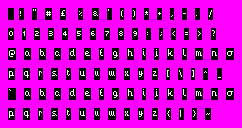
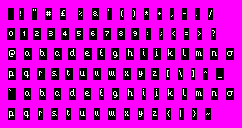
Revision of a layered (242, 128) image; what changed, layer by layer:
added layer "Background copy" above "monospace" over [14, 28, 224, 80]
added layer "monospace" above "black" over [7, 28, 217, 80]
painted on "black" over [216, 68, 224, 80]
